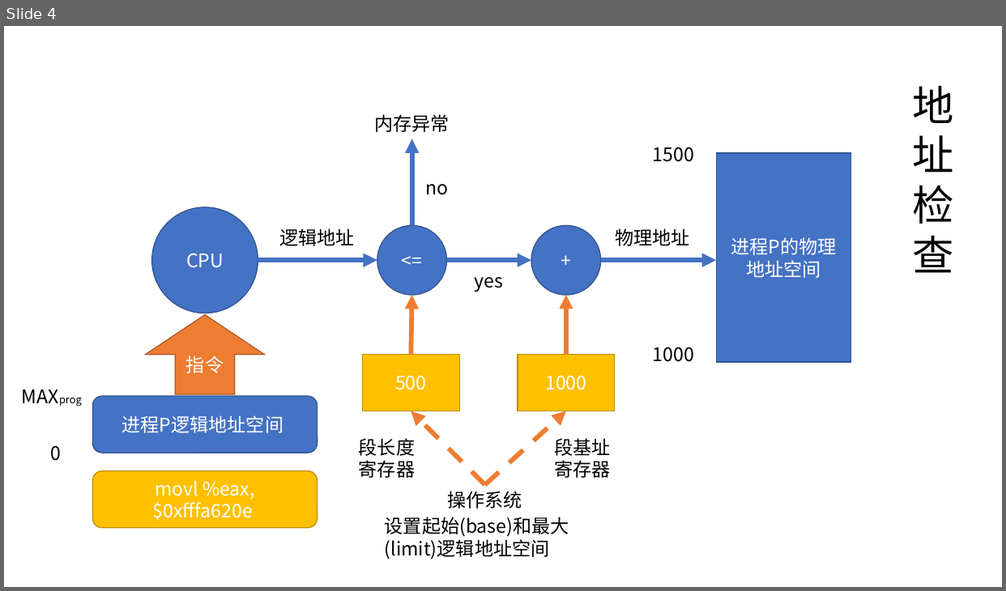
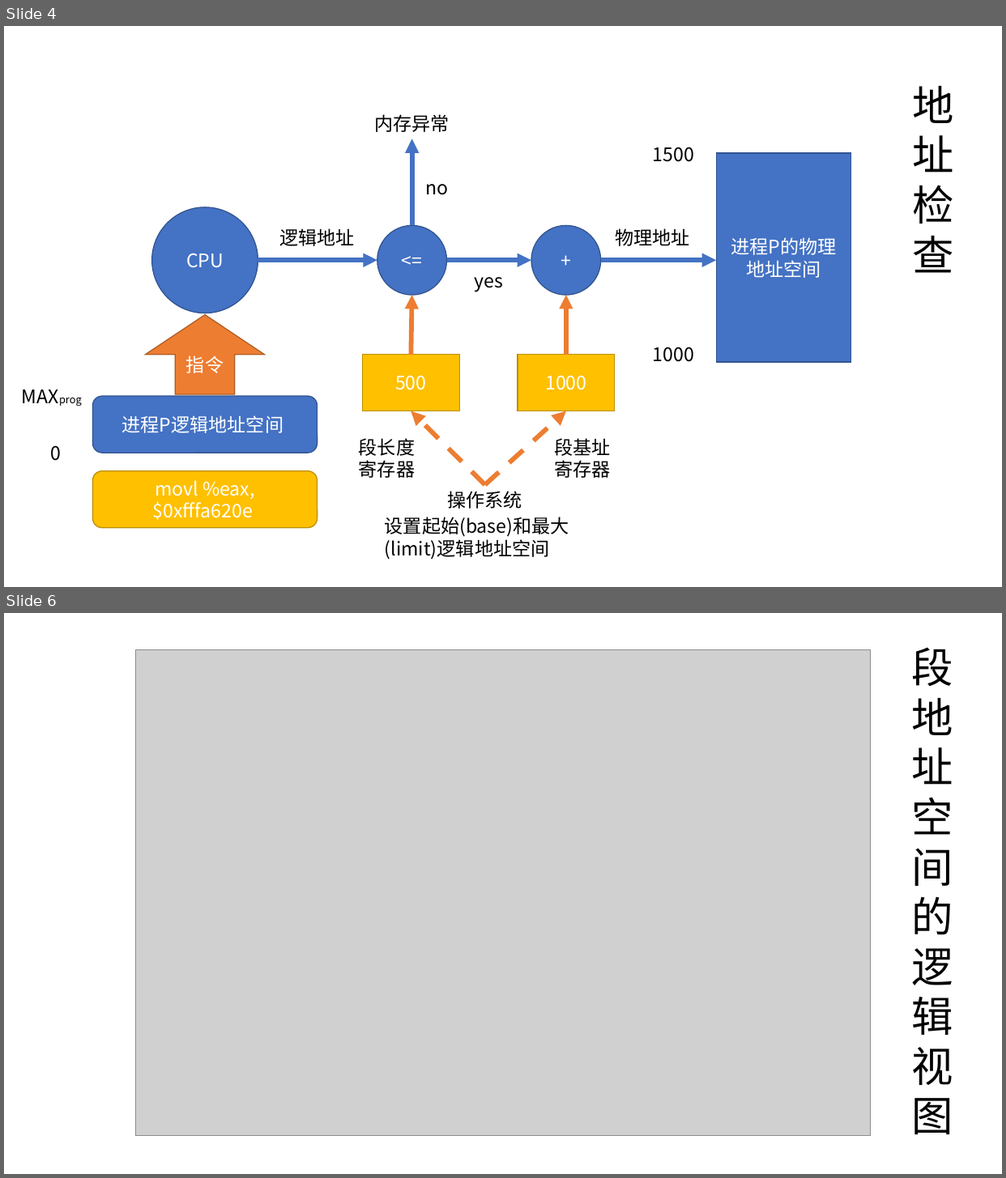
Before and after one commit to yanghongyang/Tsinghua-Operation-System-Notes, a slide deck: 图片/操作系统的图（整成一个PPT文件里）.pptx. Shown one above the other, each under a label of ours: slide 4 before the commit, slides 4 and 6 after it; the slides between them are not shown. The pictures are 1006x591 and 1006x1178 pixels, drawn with LibreOffice and Linux fonts; fonts in the diff are those of the drawing; grey boxes stand for pictures. Boxes give left, top, right and bottom in pixels: in the first picture for what was removed or moved away, otherwise in the second. Text is boxed around its words. In the diff, an @@ line names an element or a change of style, - is before the commit and + after.

```diff
--- a/图片/操作系统的图（整成一个PPT文件里）.pptx
+++ b/图片/操作系统的图（整成一个PPT文件里）.pptx
@@ slide 6 added at bbox=[4, 613, 1002, 1174], background #FFFFFF @@
@@ picture added at bbox=[136, 650, 870, 1136] @@
@@ text added at bbox=[911, 647, 953, 1135], 40 pt, text #000000 @@
+段地址空间的逻辑视图
```
Also in this commit, not shown: 5 other slides added, 1 slide removed, 2 other files.
